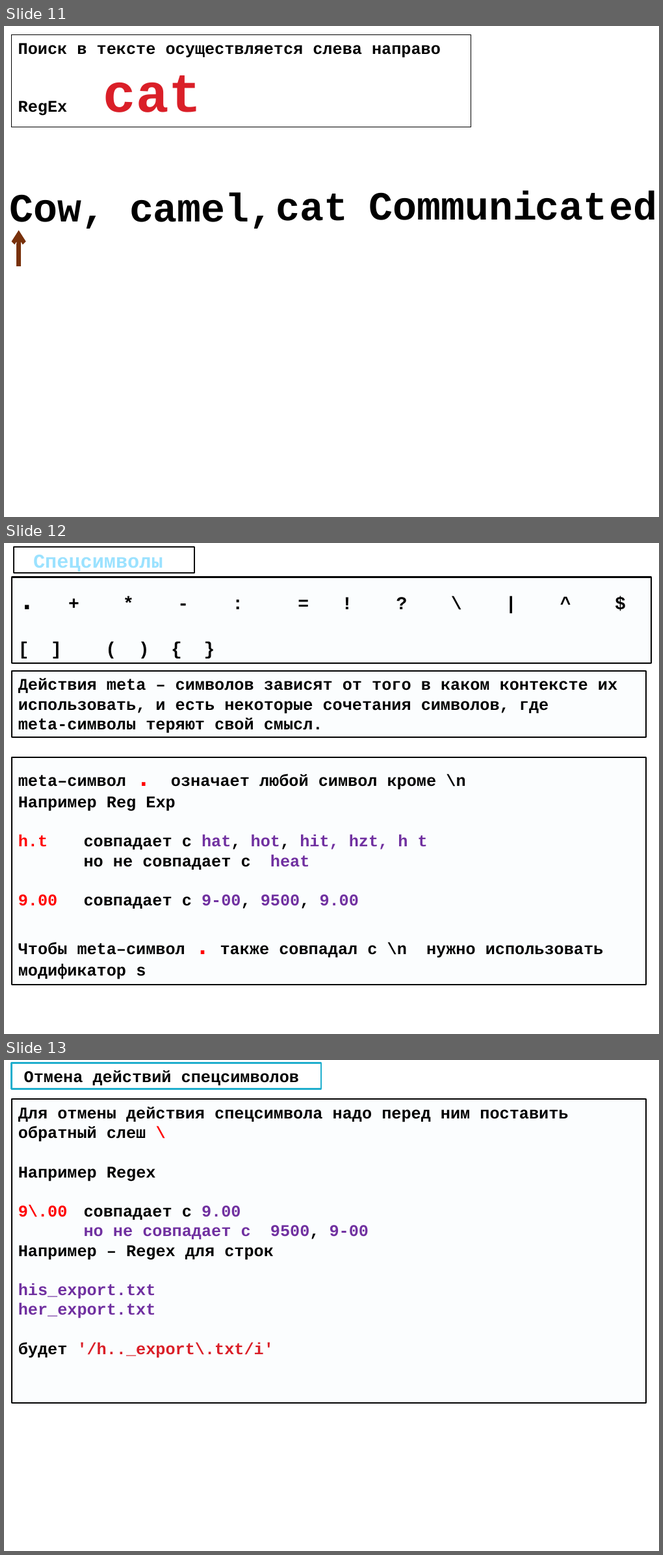
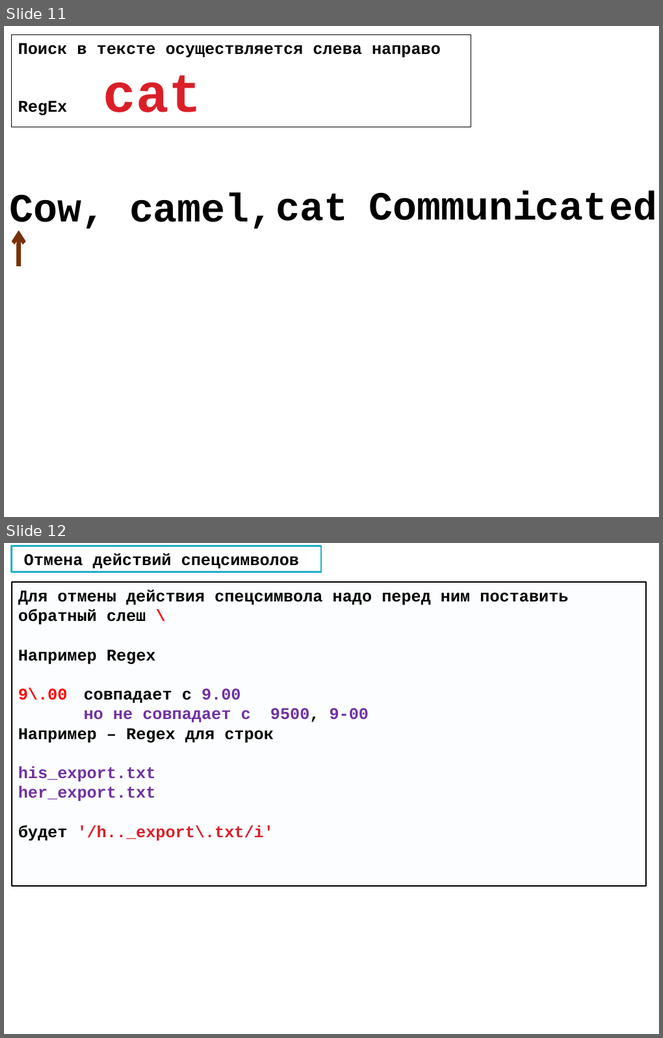
Before and after one commit to Valentin404/Beetroot, a slide deck: Lesson3/lab/Regular_expression.pptx. Shown one above the other, each under a label of ours: slides 11, 12 and 13 before the commit, slides 11 and 12 after it. The pictures are 663x1555 and 663x1038 pixels, drawn with LibreOffice and Linux fonts; fonts in the diff are those of the drawing. Boxes give left, top, right and bottom in pixels: in the first picture for what was removed or moved away, otherwise in the second. Text is boxed around its words. In the diff, an @@ line names an element or a change of style, - is before the commit and + after.

```diff
--- a/Lesson3/lab/Regular_expression.pptx
+++ b/Lesson3/lab/Regular_expression.pptx
@@ slide 12 removed at [4, 543, 659, 1034], background #FFFFFF @@
@@ title removed at [14, 547, 194, 572] @@
-Спецсимволы
@@ rectangle removed at [12, 577, 651, 663] @@
-. + * - : = ! ? \ | ^ $
-[ ] ( ) { }
@@ rectangle removed at [12, 671, 647, 737] @@
-Действия meta – символов зависят от того в каком контексте их использовать, и есть некоторые сочетания символов, где
-meta-символы теряют свой смысл.
@@ rectangle removed at [12, 758, 647, 985] @@
-meta–символ . означает любой символ кроме \n
-Например Reg Exp
-h.t совпадает с hat, hot, hit, hzt, h t
-но не совпадает с heat
-9.00 совпадает с 9-00, 9500, 9.00
-Чтобы meta–символ . также совпадал с \n нужно использовать модификатор s
@@ what was slide 13 is now slide 12 @@
```
Also in this commit, not shown: 2 slides changed, 5 other files.
